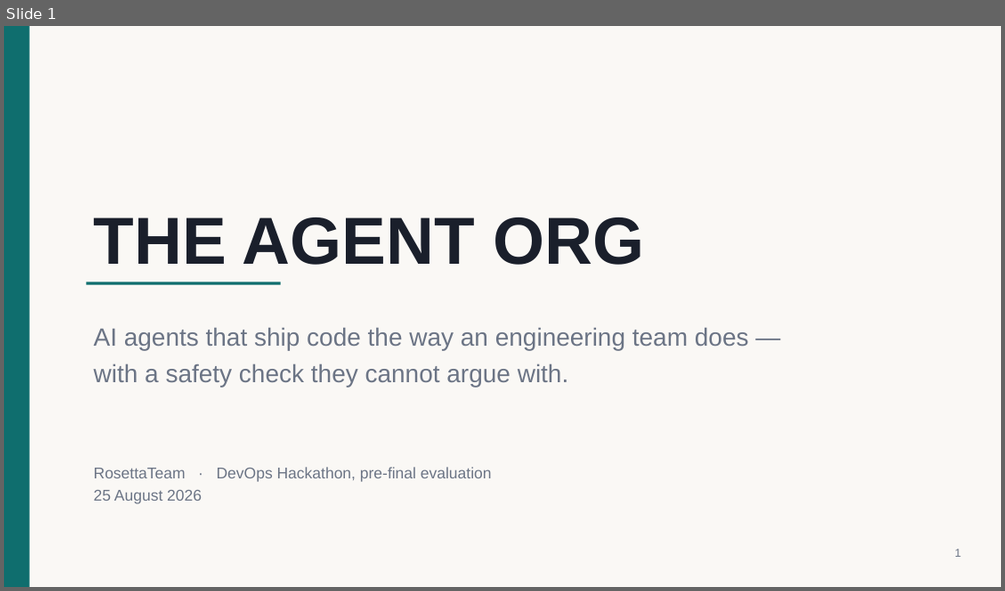
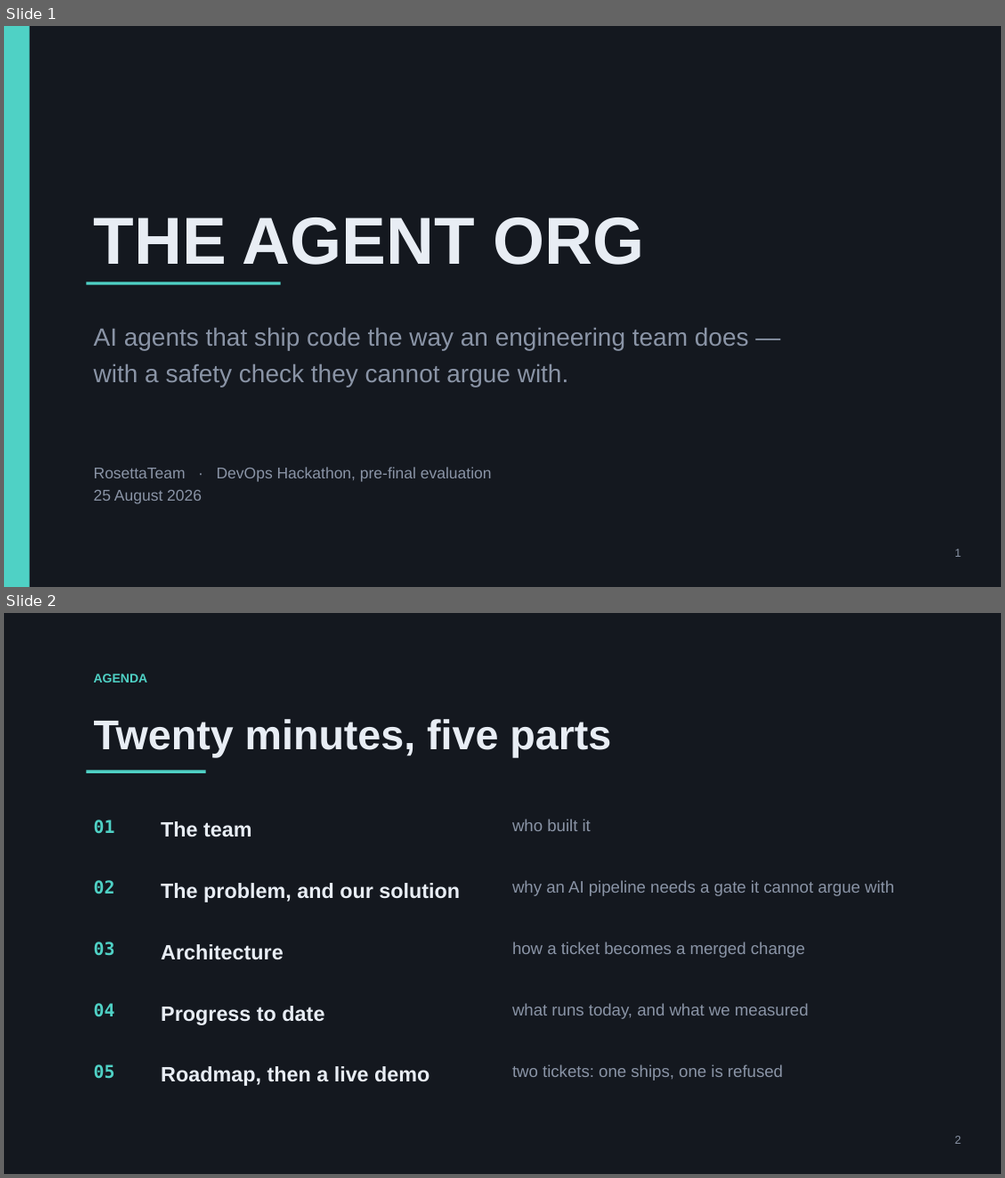
Before and after one commit to mohamedsorour1998/TheAgentOrg, a slide deck: docs/pitch/TheAgentOrg-prefinal.pptx. Shown one above the other, each under a label of ours: slide 1 before the commit, slides 1 and 2 after it. The pictures are 1005x591 and 1005x1178 pixels, drawn with LibreOffice and Linux fonts; fonts in the diff are those of the drawing. Boxes give left, top, right and bottom in pixels: in the first picture for what was removed or moved away, otherwise in the second. Text is boxed around its words. In the diff, an @@ line names an element or a change of style, - is before the commit and + after.

```diff
--- a/docs/pitch/TheAgentOrg-prefinal.pptx
+++ b/docs/pitch/TheAgentOrg-prefinal.pptx
@@ slide 2 added at [4,613,1001,1174], background #FFFFFF @@
@@ rectangle added at [4,613,1001,1174], fill #14181F @@
@@ text added at [94,674,148,682], 12 pt, text #4FD1C5, bold @@
+AGENDA
@@ text added at [94,719,611,757], 40 pt, text #E8EDF4, bold @@
+Twenty minutes, five parts
@@ rectangle added at [86,770,206,773], fill #4FD1C5 @@
@@ text added at [94,819,115,834], 17 pt, text #4FD1C5, bold @@
+01
@@ text added at [161,821,252,836], 20 pt, text #E8EDF4, bold @@
+The team
@@ text added at [512,819,591,831], 16 pt, text #8A94A6 @@
+who built it
@@ text added at [94,880,115,894], 17 pt, text #4FD1C5, bold @@
+02
@@ text added at [161,883,460,902], 20 pt, text #E8EDF4, bold @@
+The problem, and our solution
@@ text added at [512,880,894,896], 16 pt, text #8A94A6 @@
+why an AI pipeline needs a gate it cannot argue with
@@ text added at [94,941,115,956], 17 pt, text #4FD1C5, bold @@
+03
@@ text added at [161,944,283,959], 20 pt, text #E8EDF4, bold @@
+Architecture
@@ text added at [512,941,805,957], 16 pt, text #8A94A6 @@
+how a ticket becomes a merged change
@@ text added at [94,1003,115,1017], 17 pt, text #4FD1C5, bold @@
+04
@@ text added at [161,1005,324,1025], 20 pt, text #E8EDF4, bold @@
+Progress to date
@@ text added at [512,1003,809,1019], 16 pt, text #8A94A6 @@
+what runs today, and what we measured
@@ text added at [94,1064,115,1078], 17 pt, text #4FD1C5, bold @@
+05
@@ text added at [161,1066,429,1086], 20 pt, text #E8EDF4, bold @@
+Roadmap, then a live demo
@@ text added at [512,1064,783,1080], 16 pt, text #8A94A6 @@
+two tickets: one ships, one is refused
@@ text added at [955,1135,961,1143], 11 pt, text #8A94A6 @@
+2
@@ slide 1 changed as well @@
@@ rectangle at [4,26,1001,587]: fill #FAF8F5 to #14181F @@
@@ rectangle at [4,26,30,587]: fill #0F6E6E to #4FD1C5 @@
@@ text "THE AGENT ORG" at [94,217,645,265]: text colour #1A1F2B to #E8EDF4 @@
@@ rectangle at [86,281,281,285]: fill #0F6E6E to #4FD1C5 @@
@@ text colour #6B7485 to #8A94A6 in 3 elements at [94,328,749,386], [94,467,492,504], [955,548,961,556] @@
```
Also in this commit, not shown: 12 other slides changed, 1 other slide added, 10 other files.
